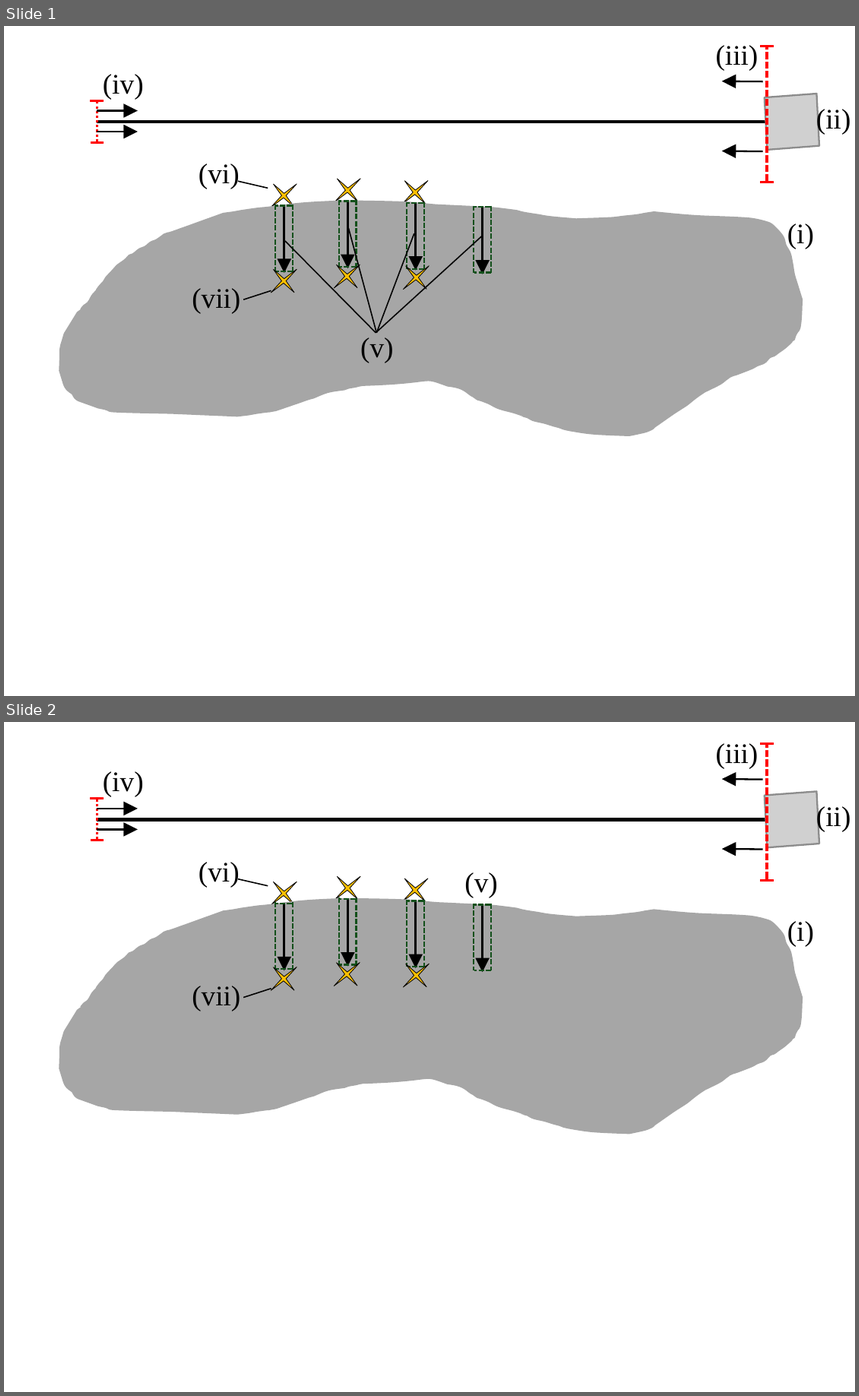
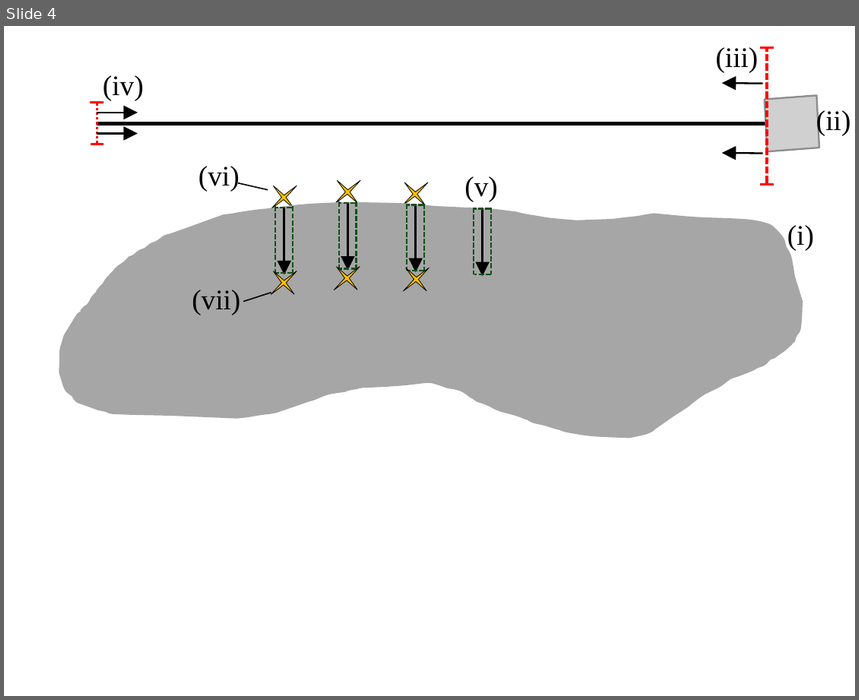
Before and after one commit to em-lim13/Ch2_Spatial_pee, a slide deck: Output/Pub_figs/ppt_shame_folder/Supp1_Fig1.pptx. Shown one above the other, each under a label of ours: slides 1 and 2 before the commit, slide 4 after it. The pictures are 859x1396 and 859x700 pixels, drawn with LibreOffice and Linux fonts; fonts in the diff are those of the drawing; grey boxes stand for pictures. Boxes give left, top, right and bottom in pixels: in the first picture for what was removed or moved away, otherwise in the second. Text is boxed around its words. In the diff, an @@ line names an element or a change of style, - is before the commit and + after.

```diff
--- a/Output/Pub_figs/ppt_shame_folder/Supp1_Fig1.pptx
+++ b/Output/Pub_figs/ppt_shame_folder/Supp1_Fig1.pptx
@@ slide 1 removed at (4,26,855,696), background #FFFFFF @@
@@ text removed at (716,45,759,71) @@
-(iii)
@@ line removed from (760, 47) to (773, 47) @@
@@ line removed from (767, 181) to (767, 47) @@
@@ picture removed at (739,69,844,173) @@
@@ text removed at (103,74,144,99) @@
-(iv)
@@ arrow removed from (763, 82) to (722, 81) @@
@@ line removed from (91, 101) to (103, 101) @@
@@ line removed from (97, 101) to (97, 142) @@
@@ arrow removed from (97, 111) to (139, 111) @@
@@ text removed at (816,107,851,134) @@
-(ii)
@@ line removed from (767, 121) to (97, 121) @@
@@ arrow removed from (97, 132) to (139, 132) @@
@@ line removed from (91, 142) to (104, 142) @@
@@ arrow removed from (763, 152) to (722, 151) @@
@@ line removed from (760, 183) to (773, 183) @@
@@ line removed from (377, 332) to (348, 229) @@
@@ line removed from (377, 332) to (285, 240) @@
@@ line removed from (377, 332) to (414, 233) @@
@@ line removed from (377, 332) to (482, 236) @@
@@ group removed at (59,164,814,436): 18 lines, 6 stars, 4 texts, 4 arrows, 1 freeform shape @@
-(i)
-(v)
-(vi)
-(vii)
@@ what was slide 2 is now slide 4 @@
```
Also in this commit, not shown: 3 slides added, 1 other file.
